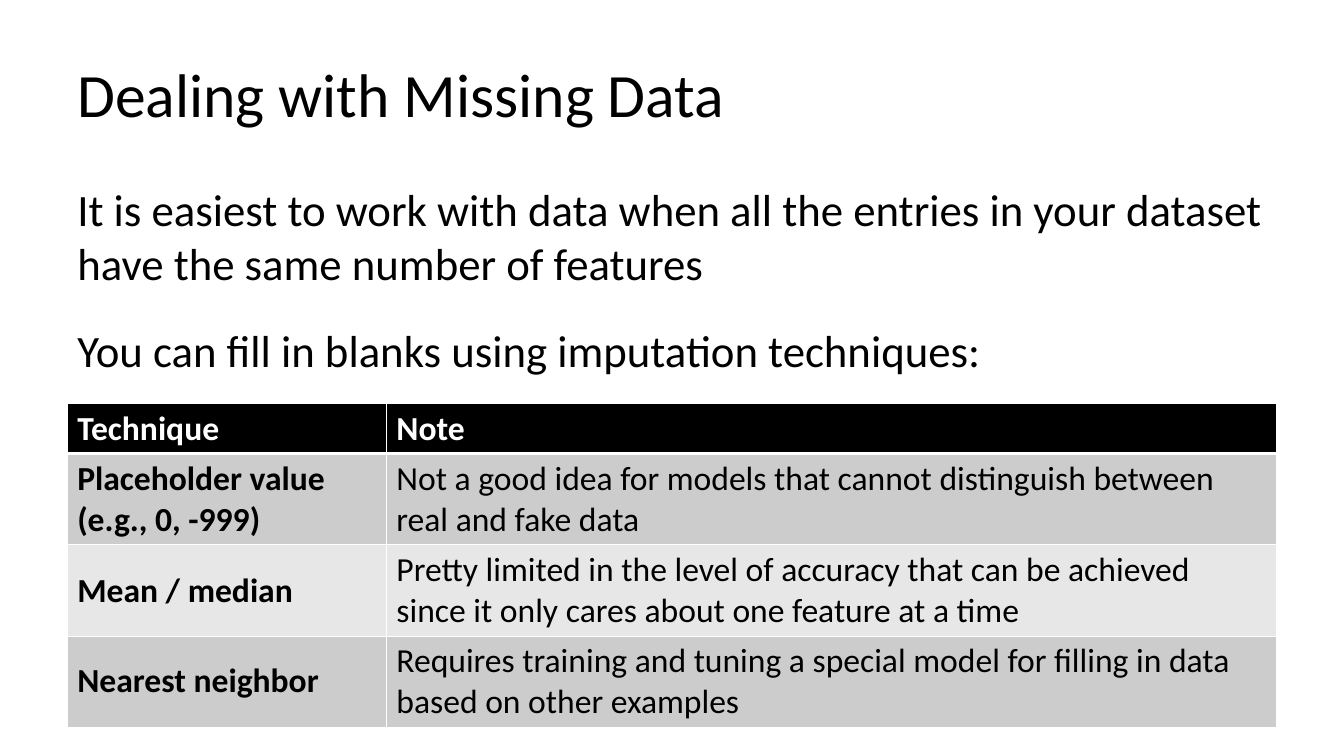
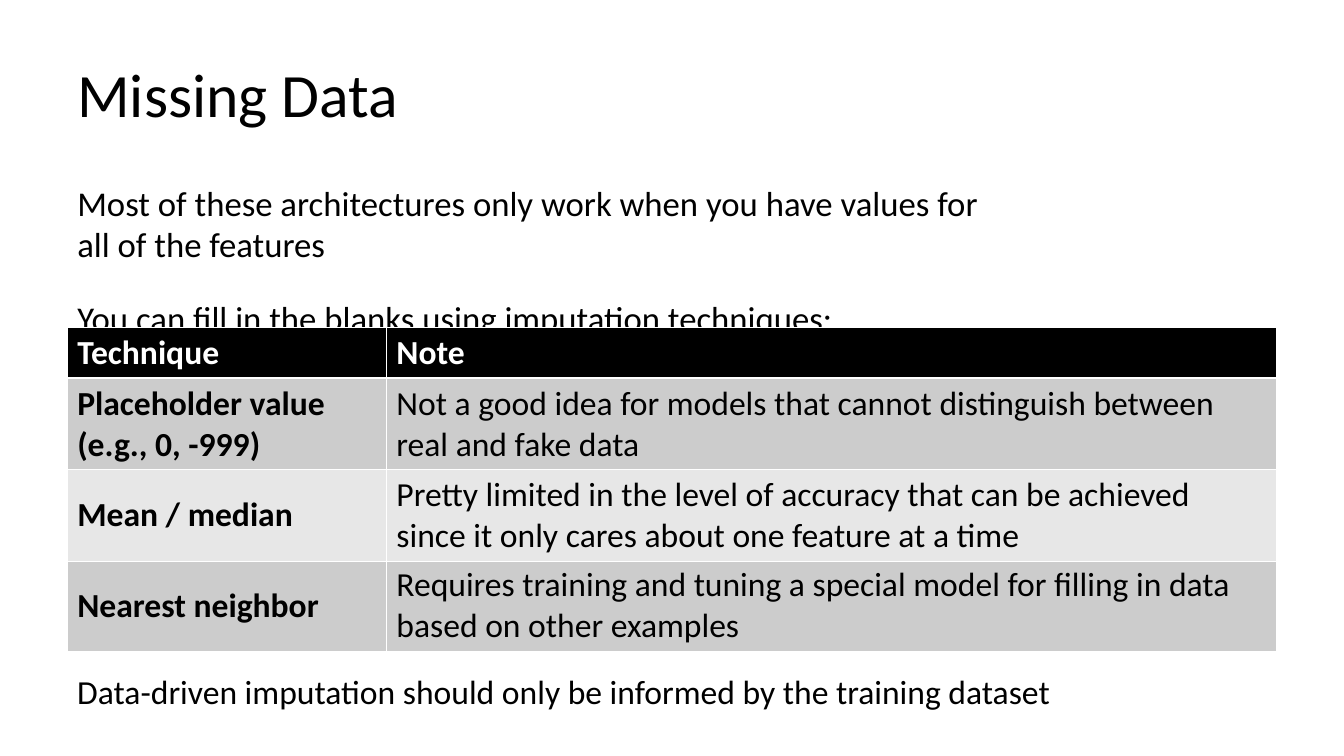
Before and after one commit to C4M-UofT/C4M-UofT.github.io, a slide deck: slide 43 of lectures/winter/6_ml_workflow/MachineLearning_tutorial.pptx (slide 14 before the commit). Drawn at 1344x756 pixels with LibreOffice and Linux fonts; fonts in the diff are those of the drawing. Boxes give left, top, right and bottom in pixels: in the first picture for what was removed or moved away, otherwise in the second. Text is boxed around its words. In the diff, an @@ line names an element or a change of style, - is before the commit and + after.

```diff
--- a/lectures/winter/6_ml_workflow/MachineLearning_tutorial.pptx
+++ b/lectures/winter/6_ml_workflow/MachineLearning_tutorial.pptx
@@ title at [77,74,398,128]: text changed @@
-Dealing with Missing Data
+Missing Data
@@ text at [77,192,977,340]: text changed; size 32 to 24.8 pt @@
-It is easiest to work with data when all the entries in your dataset have the same number of features
-You can fill in blanks using imputation techniques:
+Most of these architectures only work when you have values for
+all of the features
+You can fill in the blanks using imputation techniques:
@@ 4 tables: place and size @@
-4 tables at [68,403,1277,726]
+4 tables at [68,328,1277,650]
@@ text added at [77,680,1049,710], 24 pt, text #000000 @@
+Data-driven imputation should only be informed by the training dataset
```
Also in this commit, not shown: 19 other slides changed, 5 slides added, 3 slides removed, 2 other files.
